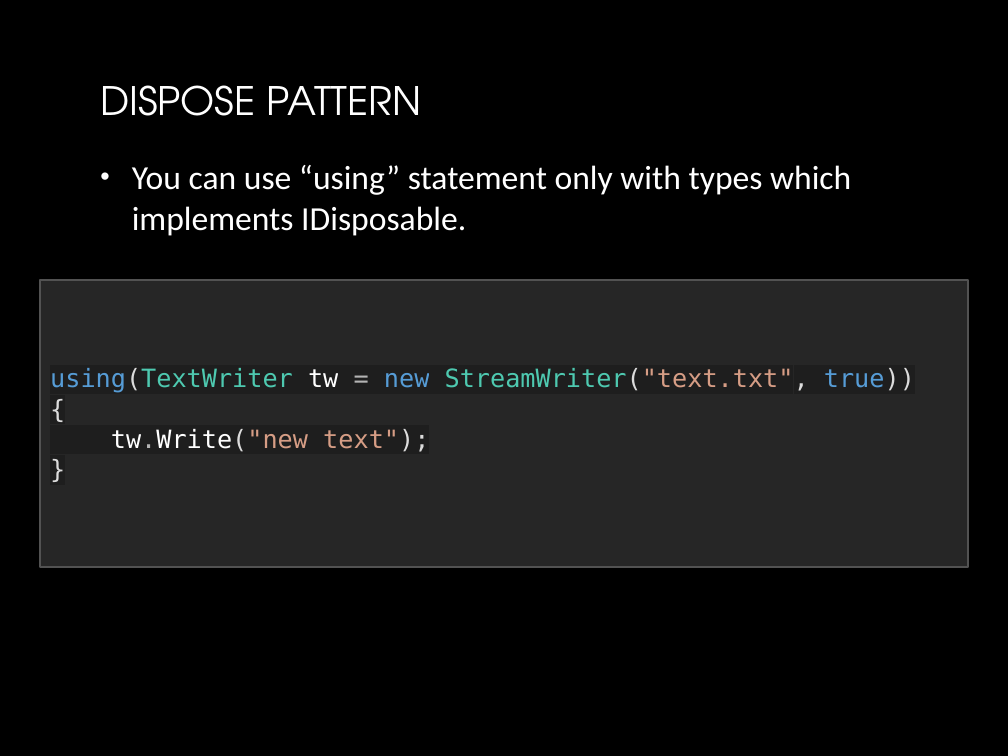
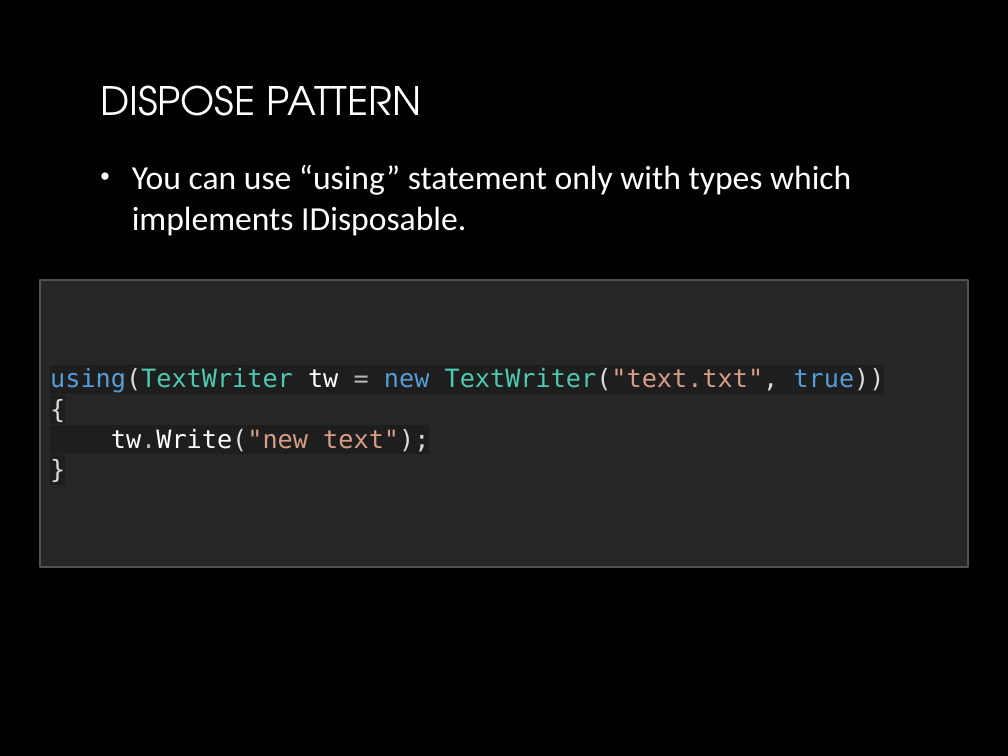
Before and after one commit to yuriyshapovalov/slides, a slide deck: slide 40 of ppt/Garbage collection in dotnet.pptx. Drawn at 1008x756 pixels with LibreOffice and Linux fonts; fonts in the diff are those of the drawing; background and template pictures are left out. Boxes give left, top, right and bottom in pixels: in the first picture for what was removed or moved away, otherwise in the second. Text is boxed around its words. In the diff, an @@ line names an element or a change of style, - is before the commit and + after.

```diff
--- a/ppt/Garbage collection in dotnet.pptx
+++ b/ppt/Garbage collection in dotnet.pptx
@@ text in rectangle at box(50, 368, 885, 393): text changed @@
-using(TextWriter tw = new StreamWriter("text.txt", true))
+using(TextWriter tw = new TextWriter("text.txt", true))
```
Also in this commit, not shown: 1 other slide changed.
